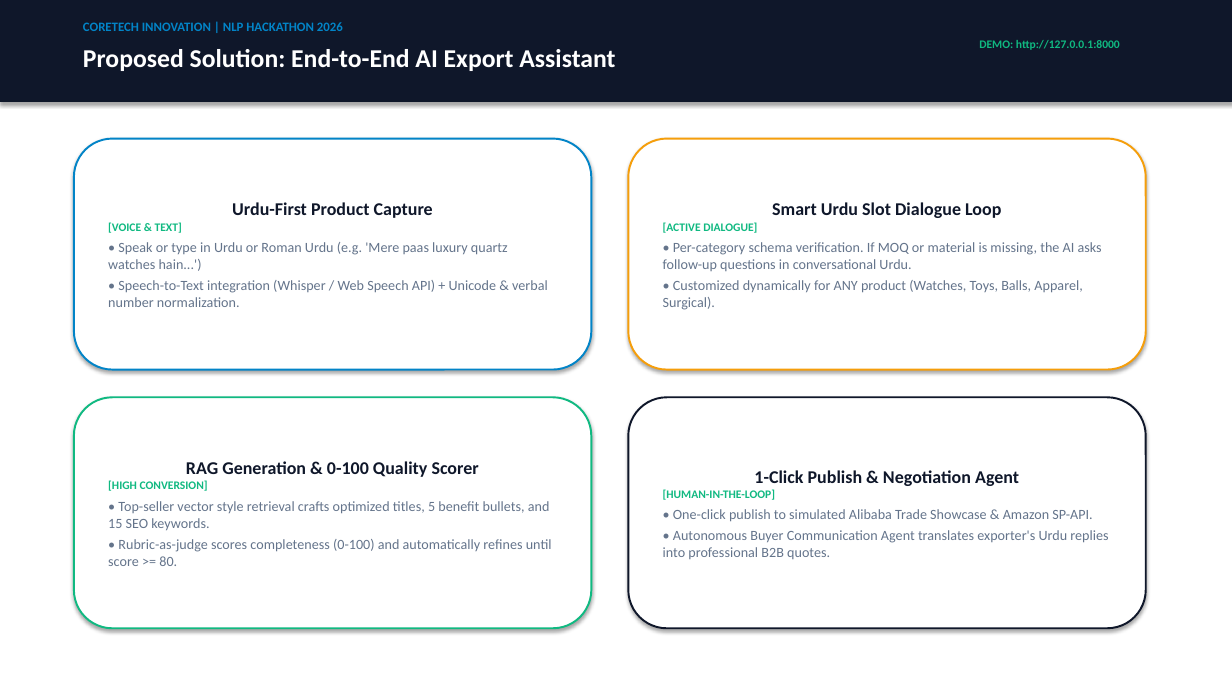
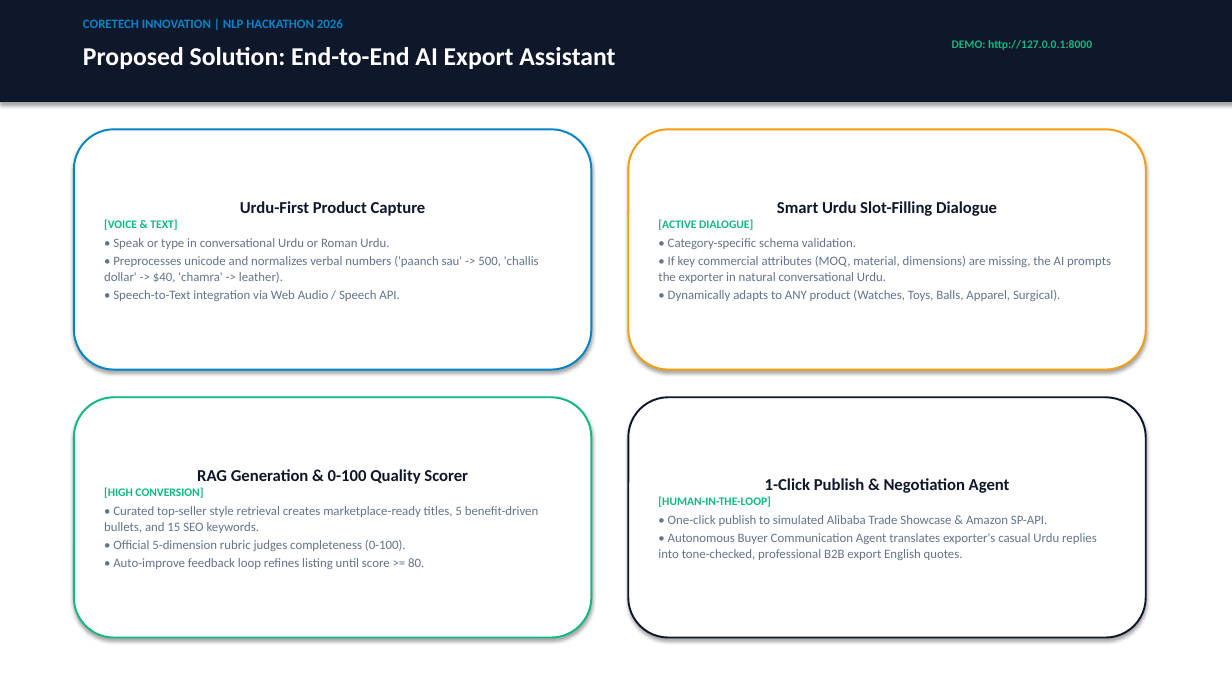
Before and after one commit to shahzaibswe/ai-export-manager, a slide deck: slide 3 of AI_Export_Manager_Hackathon_Presentation.pptx. Drawn at 1232x693 pixels with LibreOffice and Linux fonts; fonts in the diff are those of the drawing. Boxes give left, top, right and bottom in pixels: in the first picture for what was removed or moved away, otherwise in the second. Text is boxed around its words. In the diff, an @@ line names an element or a change of style, - is before the commit and + after.

```diff
--- a/AI_Export_Manager_Hackathon_Presentation.pptx
+++ b/AI_Export_Manager_Hackathon_Presentation.pptx
@@ text "DEMO: http://127.0.0.1:8000": place and size @@
-text "DEMO: http://127.0.0.1:8000" at [979, 40, 1120, 50]
+text "DEMO: http://127.0.0.1:8000" at [952, 40, 1092, 50]
@@ rounded rectangle "Urdu-First Product Capture": place and size @@
-rounded rectangle "Urdu-First Product Capture" at [74, 139, 592, 370]
+rounded rectangle "Urdu-First Product Capture" at [74, 129, 592, 370]
@@ rounded rectangle "Smart Urdu Slot-Filling Dialogue": place and size @@
-rounded rectangle "Smart Urdu Slot-Filling Dialogue" at [628, 139, 1146, 370]
+rounded rectangle "Smart Urdu Slot-Filling Dialogue" at [628, 129, 1146, 370]
@@ text in rounded rectangle at [104, 201, 426, 230]: size 14 to 13 pt in "Urdu-First Product Capture"; less space between paragraphs @@
@@ text in rounded rectangle at [777, 201, 997, 216]: text changed; size 14 to 13 pt @@
-Smart Urdu Slot Dialogue Loop
+Smart Urdu Slot-Filling Dialogue
@@ text in rounded rectangle at [104, 238, 539, 301]: text changed; size 11 to 10 pt @@
-• Speak or type in Urdu or Roman Urdu (e.g. 'Mere paas luxury quartz watches hain...')
-• Speech-to-Text integration (Whisper / Web Speech API) + Unicode & verbal number normalization.
+• Speak or type in conversational Urdu or Roman Urdu.
+• Preprocesses unicode and normalizes verbal numbers ('paanch sau' -> 500, 'challis dollar' -> $40, 'chamra' -> leather).
+• Speech-to-Text integration via Web Audio / Speech API.
@@ text in rounded rectangle at [658, 238, 1111, 301]: text changed; size 11 to 10 pt @@
-• Per-category schema verification. If MOQ or material is missing, the AI asks follow-up questions in conversational Urdu.
-• Customized dynamically for ANY product (Watches, Toys, Balls, Apparel, Surgical).
+• Category-specific schema validation.
+• If key commercial attributes (MOQ, material, dimensions) are missing, the AI prompts the exporter in natural conversational Urdu.
+• Dynamically adapts to ANY product (Watches, Toys, Balls, Apparel, Surgical).
@@ text in rounded rectangle at [658, 219, 753, 230]: less space between paragraphs @@
@@ rounded rectangle "RAG Generation & 0-100 Quality ...": place and size @@
-rounded rectangle "RAG Generation & 0-100 Quality ..." at [74, 397, 592, 628]
+rounded rectangle "RAG Generation & 0-100 Quality ..." at [74, 397, 592, 638]
@@ rounded rectangle "1-Click Publish & Negotiation Agent": place and size @@
-rounded rectangle "1-Click Publish & Negotiation Agent" at [628, 397, 1146, 628]
+rounded rectangle "1-Click Publish & Negotiation Agent" at [628, 397, 1146, 638]
@@ text in rounded rectangle at [104, 469, 468, 498]: size 14 to 13 pt in "RAG Generation & 0-100 Quality Scorer"; less space between paragraphs @@
@@ text in rounded rectangle at [658, 478, 1047, 526]: size 14 to 13 pt in "1-Click Publish & Negotiation Agent"; size 11 to 10 pt in "• One-click publish to simulated Alibaba Trade ..."; less space between paragraphs @@
@@ text in rounded rectangle at [104, 506, 538, 569]: text changed; size 11 to 10 pt @@
-• Top-seller vector style retrieval crafts optimized titles, 5 benefit bullets, and 15 SEO keywords.
-• Rubric-as-judge scores completeness (0-100) and automatically refines until score >= 80.
+• Curated top-seller style retrieval creates marketplace-ready titles, 5 benefit-driven bullets, and 15 SEO keywords.
+• Official 5-dimension rubric judges completeness (0-100).
+• Auto-improve feedback loop refines listing until score >= 80.
@@ text in rounded rectangle at [658, 533, 1097, 560]: text changed; size 11 to 10 pt @@
-• Autonomous Buyer Communication Agent translates exporter's Urdu replies into professional B2B quotes.
+• Autonomous Buyer Communication Agent translates exporter's casual Urdu replies into tone-checked, professional B2B export English quotes.
```
Also in this commit, not shown: 9 other slides changed, 5 slides added, 5 slides removed, 10 other files.
